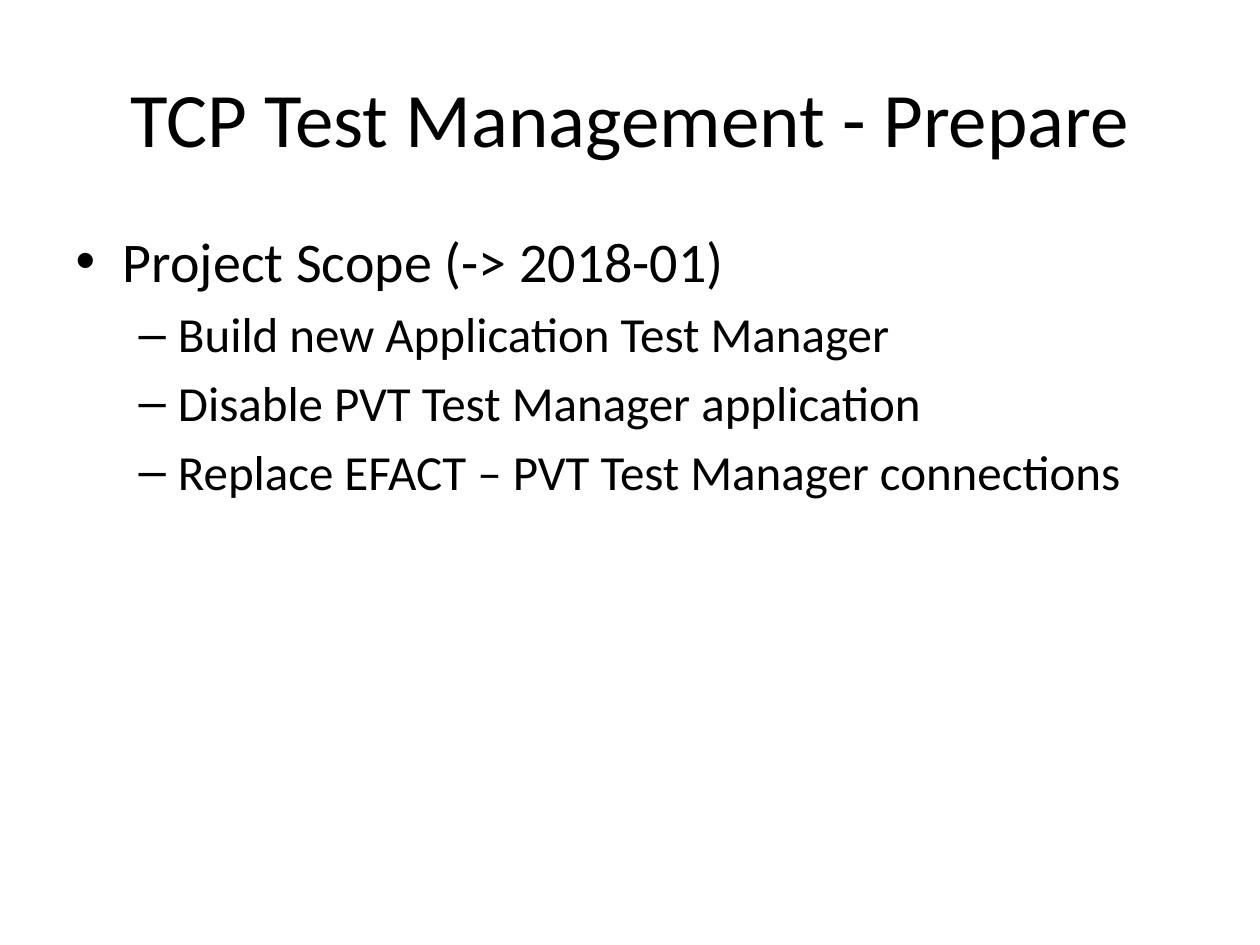
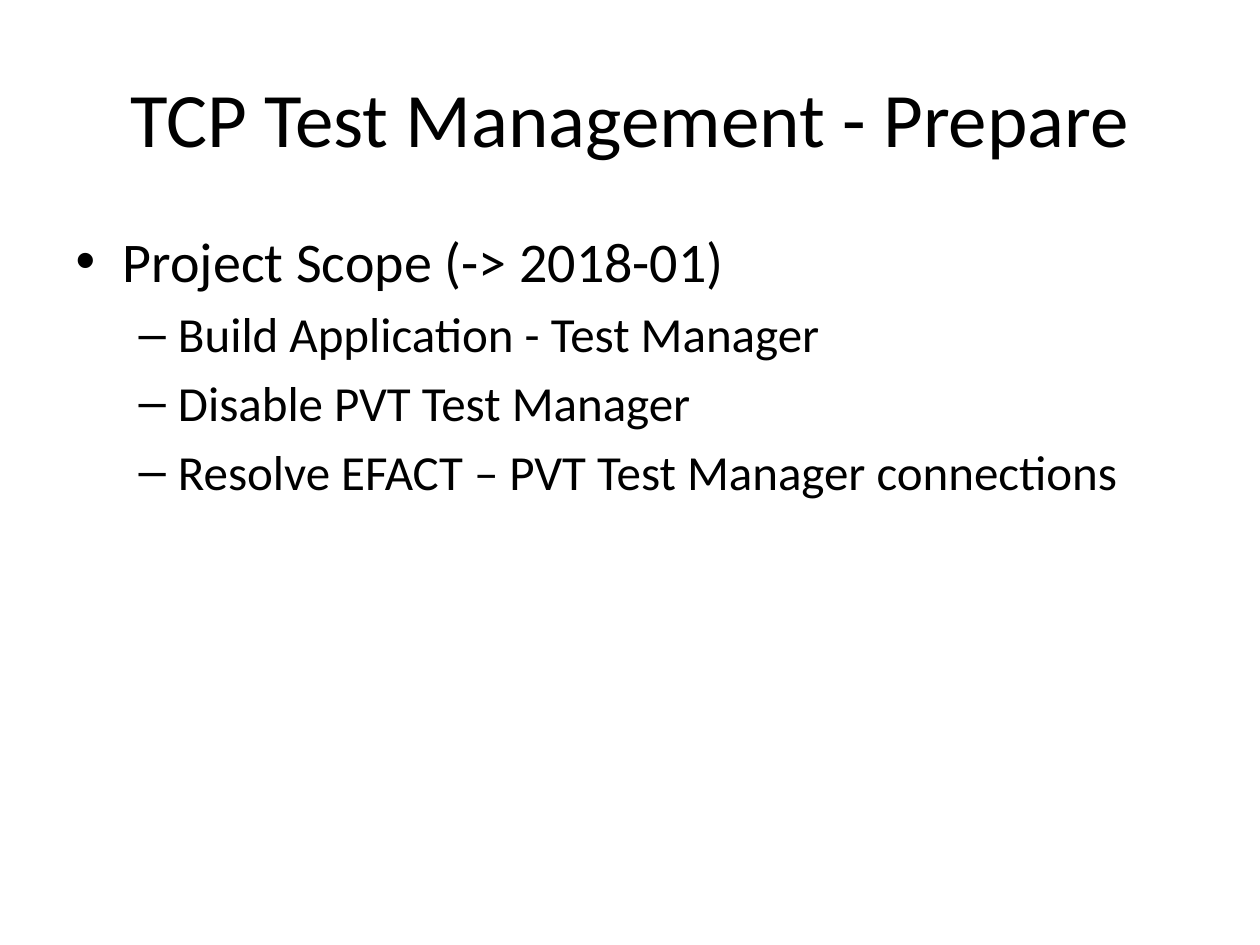
Before and after one commit to perlovdinger/testManagement, a slide deck: slide 5 of 5_Architecture/Architecture_And_More.pptx. Drawn at 1260x945 pixels with LibreOffice and Linux fonts; fonts in the diff are those of the drawing. Boxes give left, top, right and bottom in pixels: in the first picture for what was removed or moved away, otherwise in the second. Text is boxed around its words. In the diff, an @@ line names an element or a change of style, - is before the commit and + after.

```diff
--- a/5_Architecture/Architecture_And_More.pptx
+++ b/5_Architecture/Architecture_And_More.pptx
@@ text at [178,318,1117,499]: text changed @@
-  – Build new Application Test Manager
-  – Disable PVT Test Manager application
-  – Replace EFACT – PVT Test Manager connections
+  – Build Application - Test Manager
+  – Disable PVT Test Manager
+  – Resolve EFACT – PVT Test Manager connections
```
Also in this commit, not shown: 2 other slides changed, 9 slides added, 4 slides removed, 21 other files.
